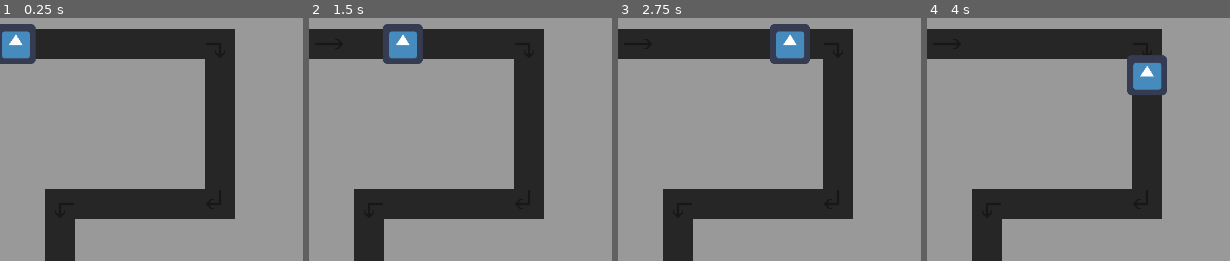
Above: before the commit, frames 1-4 (left to right).
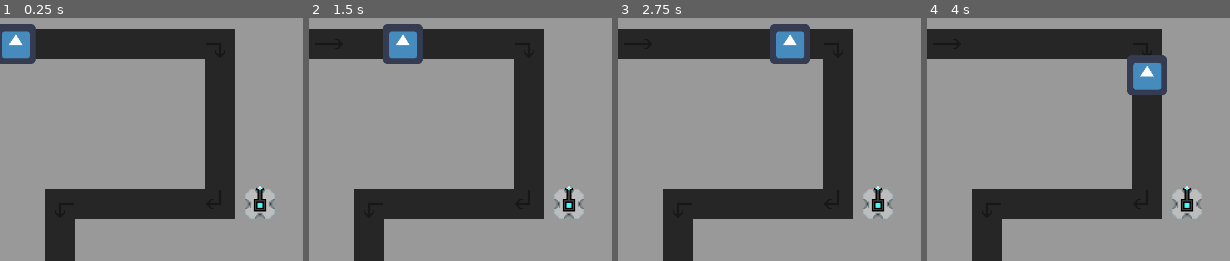
Above: after the commit, the same moments.

Repository: wen1now/ntd
Game: Godot game, scene res://enemy.tscn
Two runs of this game, one before a commit and one after it. Both use one fixed random seed, a clock stepped at 60 frames per second and the inputs below. The engine's default icon, where the game draws it, is replaced by a stand-in: a white triangle on a blue panel in a dark square.
Inputs:
- Up to frame 1 (0.25 s): no input
- Up to frame 2 (1.5 s): no input
- Up to frame 3 (2.75 s): no input
- Up to frame 4 (4 s): no input
The pictures show only the part of the screen within x 0-50%, y 0-50%; the shares and areas given below are measured in that part.

The runs differ from the first frame. In frame 1, 1.0% of the frame differs, in the area x 80-91%, y 69-83%; in frame 2, 1.0%; in frame 3, 1.0%; in frame 4, 1.0%.

Commit message:
towers shoot now

Diff:
--- a/enemy.gd
+++ b/enemy.gd
@@ -6,8 +6,17 @@
 var charge = 0
 var radius = 5
 
+#temp testing variable, will delete
+var timepassed = 0
+
 func _ready():
 	offset = 0
 
 func _process(delta):
 	offset += speed * delta
+
+	#testing
+#	timepassed += delta
+#	if timepassed > 0.1:
+#		print(health)
+#		timepassed -= 0.1
--- a/ion.gd
+++ b/ion.gd
@@ -3,31 +3,43 @@
 var TARGET = "FIRST"
 var RANGE = 200
 var BULLET_RANGE = 300
-var RELOAD = 2
+var RELOAD = 0.1
+var can_shoot = false
 
 var orthogonal = true
 
 
 func _ready():
-	$Timer.time_left = RELOAD
+	$Timer.wait_time = RELOAD
 
-func can_shoot():
-	return $Timer.timeout()
+#func can_shoot():
+#	return $Timer.timeout()
+
+func _on_Timer_timeout():
+	can_shoot = true
 
 func shoot():
-	var target = get_parent().target(self)
+	var target = get_parent().get_parent().target(self)
 	if target == null:
 		return
 	$Timer.start(RELOAD)
 	turn_to((target.position - position).angle())
-	var targets = get_parent().get_enemies_in_line(position, target.position - position)
+	var targets = get_parent().get_parent().get_enemies_in_line(position, target.position - position)
 	var distance
 	var enemy
 	for i in targets:
-		distance = targets[i][0]
-		enemy = targets[i][1]
+		distance = i[0]
+		enemy = i[1]
 		if distance < BULLET_RANGE:
 			enemy.health -= 1
+	can_shoot = false
+
+func _process(delta):
+	if can_shoot:
+		shoot()
+		$Timer.start()
+
+
 
 func turn_to(angle):
 	pass
--- a/ion.tscn
+++ b/ion.tscn
@@ -4,6 +4,7 @@
 [ext_resource path="res://ion.gd" type="Script" id=2]
 
 [node name="Sprite" type="Sprite"]
+scale = Vector2( 0.5, 0.5 )
 texture = ExtResource( 1 )
 region_enabled = true
 region_rect = Rect2( 0, 0, 128, 128 )
@@ -12,3 +13,4 @@
 [node name="Timer" type="Timer" parent="."]
 one_shot = true
 autostart = true
+[connection signal="timeout" from="Timer" to="." method="_on_Timer_timeout"]
--- a/main.gd
+++ b/main.gd
@@ -4,17 +4,33 @@
 # var a = 2
 # var b = "text"
 var enemy_scene
+var ion_scene
 var enemies
+var tower_dict
 
 # Called when the node enters the scene tree for the first time.
 func _ready():
+	#setting up enemies
 	enemy_scene = load("res://enemy.tscn")
 	enemies = []
+
+	#setting up towers
+	ion_scene = load("res://ion.tscn")
+	tower_dict = {"ion": ion_scene}
+
+	#initialising the game, will edit later
 	new_enemy()
+	new_tower("ion",Vector2(64*6+32,64*5+32))
 
 func _process(delta):
 	# get_all_enemies_within(Vector2(300,100),100)
 	pass
+
+func new_tower(type,pos):
+	var tower
+	tower = tower_dict[type].instance()
+	tower.position = pos
+	$towers.add_child(tower)
 
 # function for testing purposes; will update later
 func new_enemy():
--- a/main.tscn
+++ b/main.tscn
@@ -208,6 +208,7 @@
 curve = SubResource( 1 )
 
 [node name="towers" type="Node2D" parent="."]
+z_index = 1
 
 [node name="background" type="TileMap" parent="."]
 tile_set = SubResource( 2 )
Not shown, added: .DS_Store
